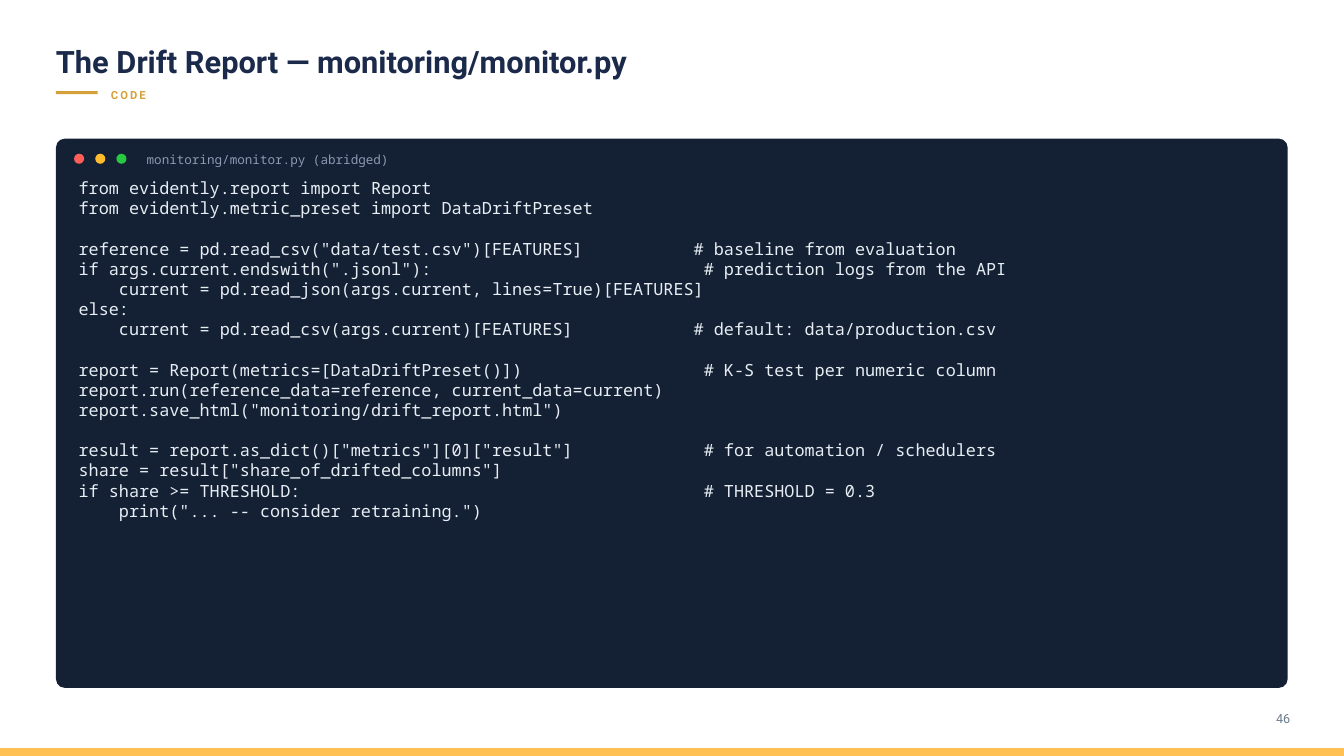
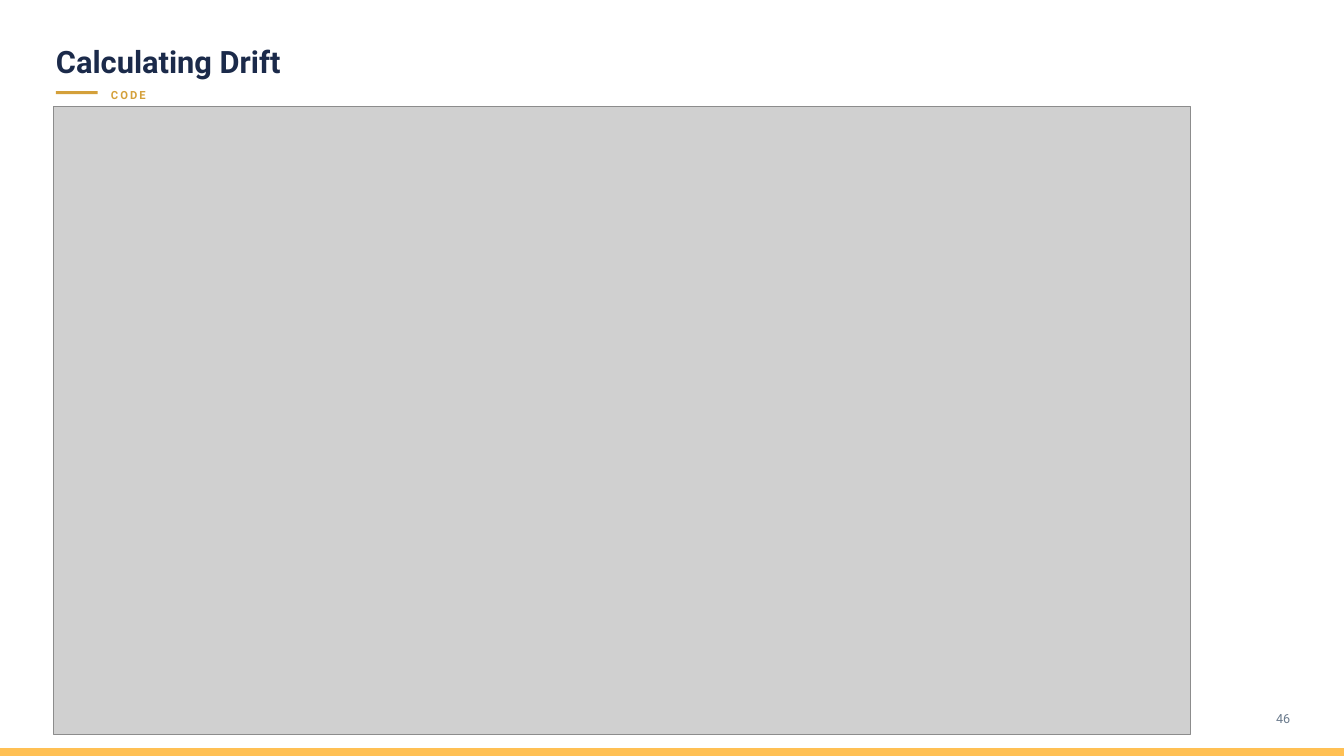
Before and after one commit to madeharta/latest-mlops-workshop, a slide deck: slide 48 of Materi MLOps Day-3.pptx (slide 42 before the commit). Drawn at 1344x756 pixels with LibreOffice and Linux fonts; fonts in the diff are those of the drawing; grey boxes stand for pictures; background and template pictures are left out. Boxes give left, top, right and bottom in pixels: in the first picture for what was removed or moved away, otherwise in the second. Text is boxed around its words. In the diff, an @@ line names an element or a change of style, - is before the commit and + after.

Commit message:
Add mlflow and evidently testing codes

```diff
--- a/Materi MLOps Day-3.pptx
+++ b/Materi MLOps Day-3.pptx
@@ text at bbox=[56, 49, 281, 80]: text changed @@
-The Drift Report — monitoring/monitor.py
+Calculating Drift
@@ picture added at bbox=[54, 106, 1191, 734] @@
@@ rounded rectangle removed at bbox=[56, 139, 1288, 688] @@
@@ ellipse removed at bbox=[74, 154, 84, 164] @@
@@ ellipse removed at bbox=[95, 154, 105, 164] @@
@@ ellipse removed at bbox=[116, 154, 126, 164] @@
@@ text removed at bbox=[147, 154, 389, 167] @@
-monitoring/monitor.py (abridged)
@@ text removed at bbox=[79, 181, 1006, 497] @@
-from evidently.report import Report
-from evidently.metric_preset import DataDriftPreset
-reference = pd.read_csv("data/test.csv")[FEATURES] # baseline from evaluation
-if args.current.endswith(".jsonl"): # prediction logs from the API
-current = pd.read_json(args.current, lines=True)[FEATURES]
-else:
-current = pd.read_csv(args.current)[FEATURES] # default: data/production.csv
-report = Report(metrics=[DataDriftPreset()]) # K-S test per numeric column
-report.run(reference_data=reference, current_data=current)
-report.save_html("monitoring/drift_report.html")
-result = report.as_dict()["metrics"][0]["result"] # for automation / schedulers
-share = result["share_of_drifted_columns"]
-if share >= THRESHOLD: # THRESHOLD = 0.3
-print("... -- consider retraining.")
```
Also in this commit, not shown: 14 other slides changed, 19 slides added, 21 slides removed, 16 other files.
